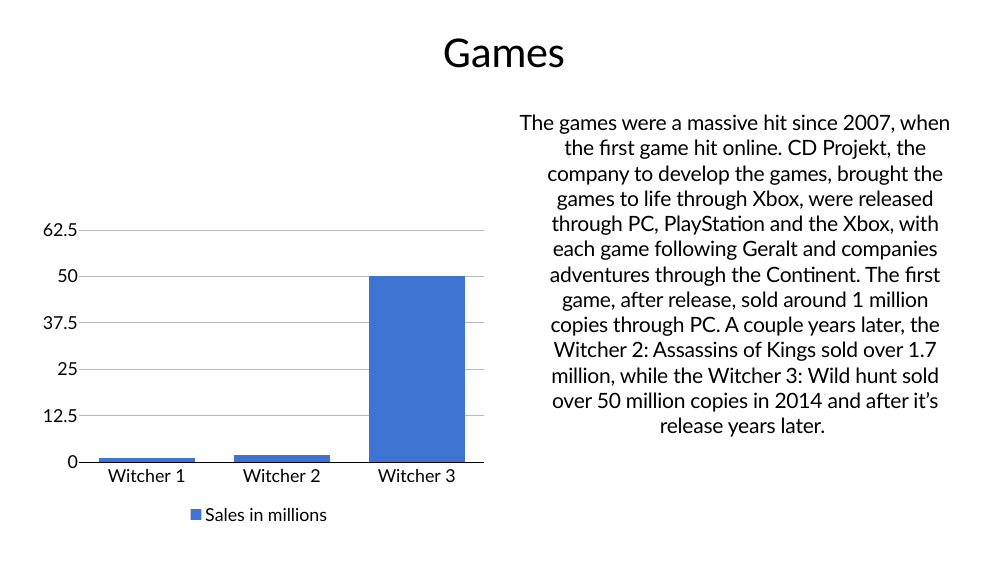
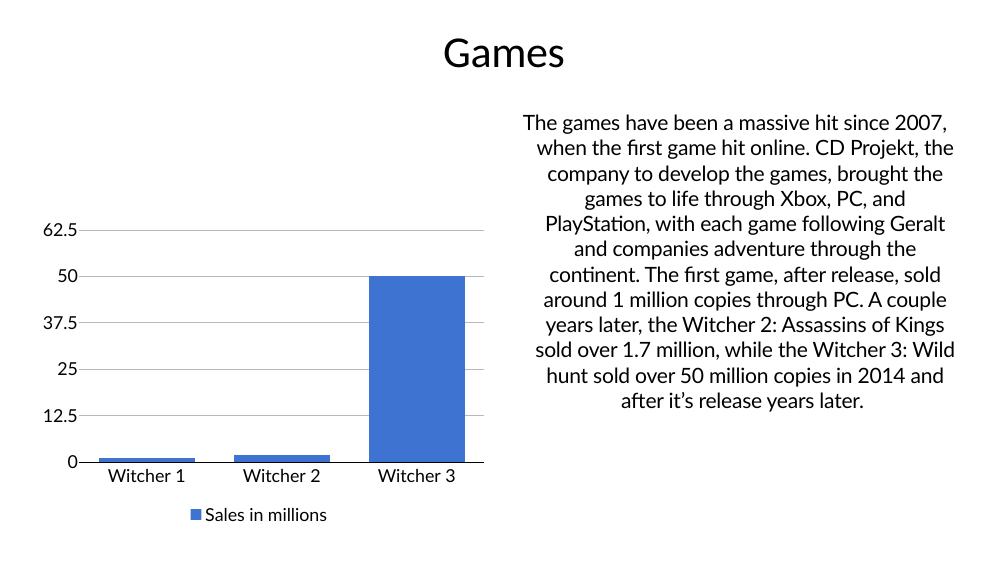
Before and after one commit to Jake-guerrero/The-Witcher, a slide deck: slide 5 of The witcher.pptx. Drawn at 1008x567 pixels with LibreOffice and Linux fonts; fonts in the diff are those of the drawing. Boxes give left, top, right and bottom in pixels: in the first picture for what was removed or moved away, otherwise in the second. Text is boxed around its words. In the diff, an @@ line names an element or a change of style, - is before the commit and + after.

```diff
--- a/The witcher.pptx
+++ b/The witcher.pptx
@@ text at (523,114,955,412): text changed @@
-The games were a massive hit since 2007, when the first game hit online. CD Projekt, the company to develop the games, brought the games to life through Xbox, were released through PC, PlayStation and the Xbox, with each game following Geralt and companies adventures through the Continent. The first game, after release, sold around 1 million copies through PC. A couple years later, the Witcher 2: Assassins of Kings sold over 1.7 million, while the Witcher 3: Wild hunt sold over 50 million copies in 2014 and after it’s release years later.
+The games have been a massive hit since 2007, when the first game hit online. CD Projekt, the company to develop the games, brought the games to life through Xbox, PC, and PlayStation, with each game following Geralt and companies adventure through the continent. The first game, after release, sold around 1 million copies through PC. A couple years later, the Witcher 2: Assassins of Kings sold over 1.7 million, while the Witcher 3: Wild hunt sold over 50 million copies in 2014 and after it’s release years later.
```
Also in this commit, not shown: 3 other slides changed, 1 other file.
